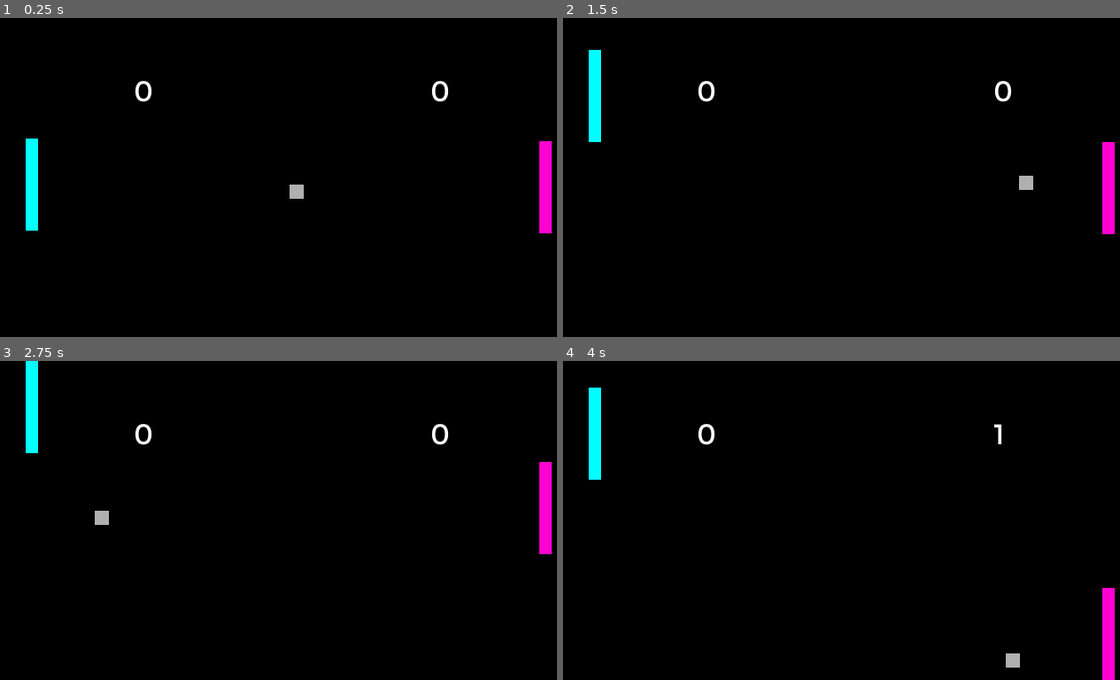
Above: before the commit, frames 1-4 (two rows, left to right).
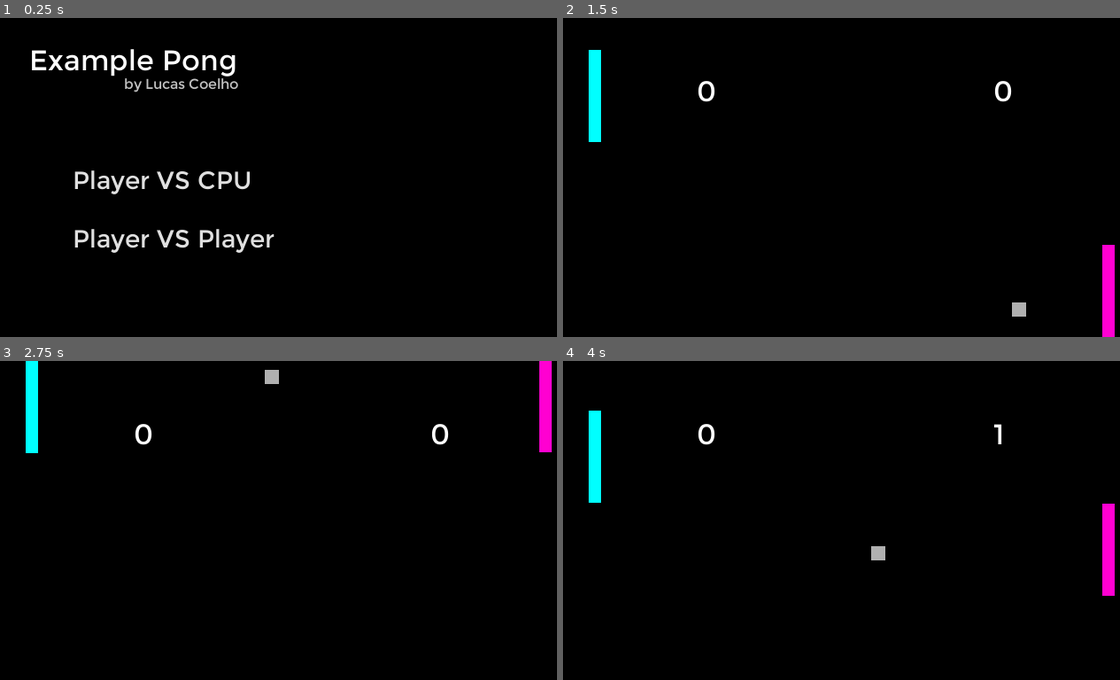
Above: after the commit, the same moments.

Repository: coelhucas/FAETERJ-Simple-Pong-Project
Game: Godot game, scene res://Menu.tscn
The game is run twice, just before and just after one commit, with the same random seed, the same clock (stepped at 60 frames per second) and the same inputs. Before the commit the project starts from res://Main.tscn.
Inputs (mouse positions are in pixels of both pictures, inside the frame that each line leads up to):
- Up to frame 1 (0.25 s): no input
- Up to frame 2 (1.5 s): click (724, 180) at 0.5 s, where only the run after the commit has a clickable "Player VS CPU"; hold Up (ui_up) from 1.28 s (still down); hold S (p2_down) from 1.28 s (still down)
- Up to frame 3 (2.75 s): keep holding Up (ui_up); release S (p2_down) at 2.03 s; tap W (p2_up) at 2.1 s
- Up to frame 4 (4 s): release Up (ui_up) at 2.78 s; hold Down (ui_down) 2.78-3.53 s; hold S (p2_down) 2.78-3.53 s; hold Up (ui_up) from 3.53 s (still down); tap W (p2_up) at 3.6 s

The runs differ from the first frame. In frame 1, 4.5% of the frame differs, in the area x 4-100%, y 9-74%; in frame 2, 1.5%; in frame 3, 1.5%; in frame 4, 1.7%.

Commit message:
Changed default scene

Diff:
--- a/project.godot
+++ b/project.godot
@@ -11,7 +11,7 @@
 [application]
 
 config/name="Faeterj Introduction"
-run/main_scene="res://Main.tscn"
+run/main_scene="res://Menu.tscn"
 config/icon="res://icon.png"
 
 [autoload]
